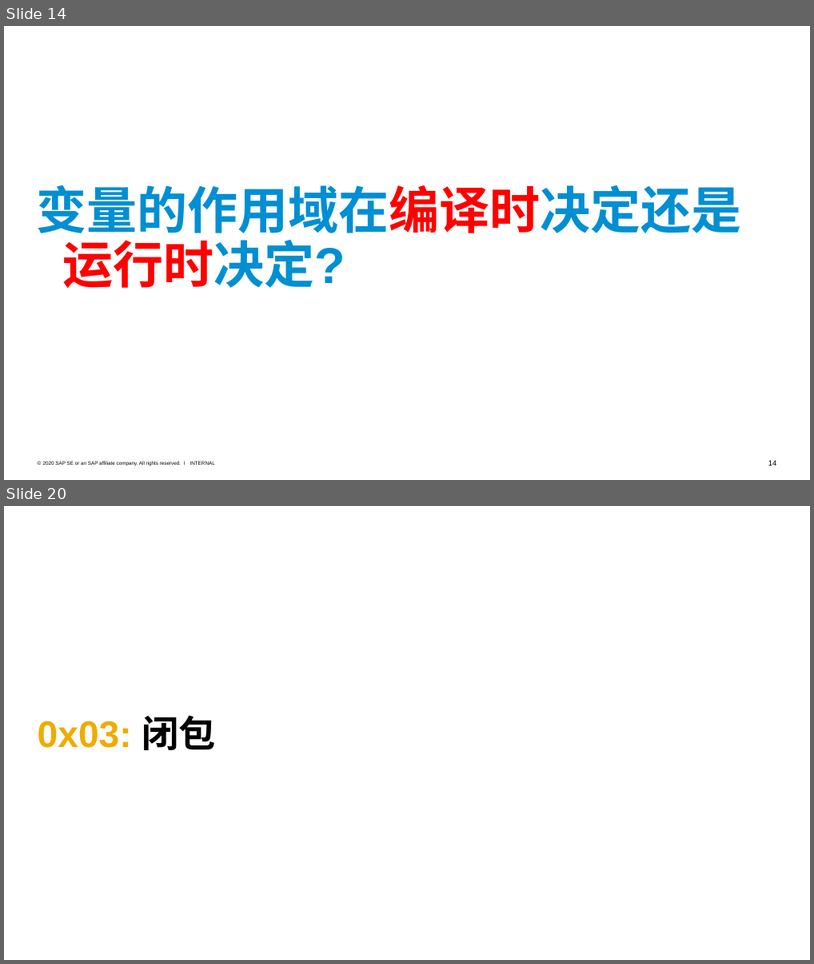
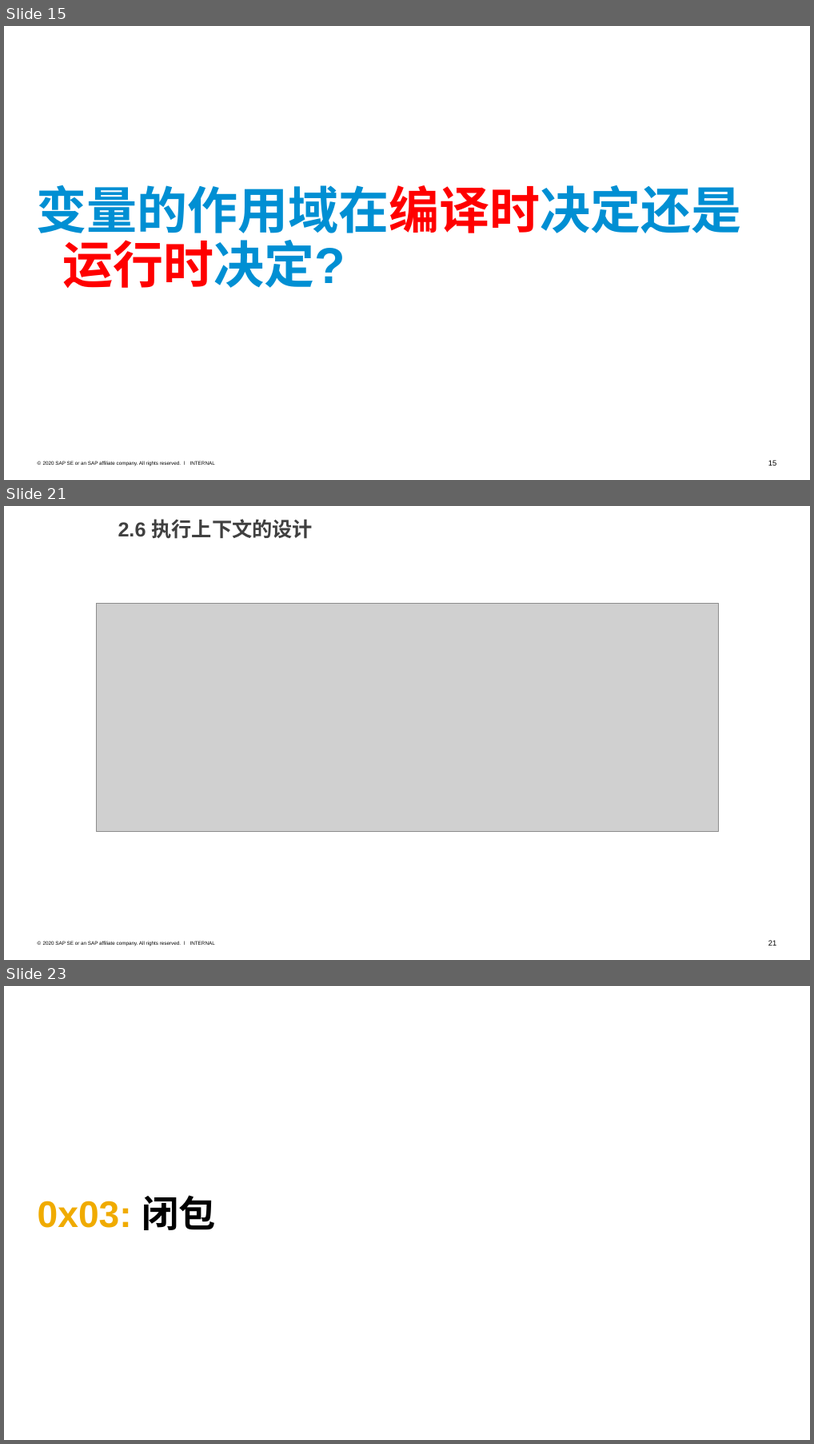
Before and after one commit to jiweiyuan/programmer, a slide deck: programming/scope-and-closure/作用域与闭包.pptx. Shown one above the other, each under a label of ours: slides 14 and 20 before the commit, slides 15, 21 and 23 after it; the slides between them are not shown. The pictures are 814x964 and 814x1444 pixels, drawn with LibreOffice and Linux fonts; fonts in the diff are those of the drawing; grey boxes stand for pictures. Boxes give left, top, right and bottom in pixels: in the first picture for what was removed or moved away, otherwise in the second. Text is boxed around its words. In the diff, an @@ line names an element or a change of style, - is before the commit and + after.

```diff
--- a/programming/scope-and-closure/作用域与闭包.pptx
+++ b/programming/scope-and-closure/作用域与闭包.pptx
@@ slide 21 added at (4,506,810,960), background #FFFFFF; not listed: 3 template elements that a slide beside it also shows @@
@@ text added at (118,519,314,539), 24 pt, text #404040, bold @@
+2.6 执行上下文的设计
@@ picture added at (97,604,718,831) @@
@@ what was slide 14 is now slide 15 @@
@@ page number at (769,460,778,465): text changed @@
-14
+15
@@ what was slide 20 is now slide 23 @@
```
Also in this commit, not shown: 9 slides changed, 2 other slides added, 4 other files.
